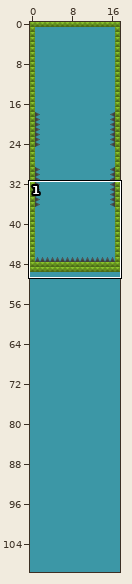
One commit to this Tiled map (JSON): gust/assets/maps/scene0.json. The picture above shows the old version from afar; the outline marks the close-up.
Close-up. Earlier state:
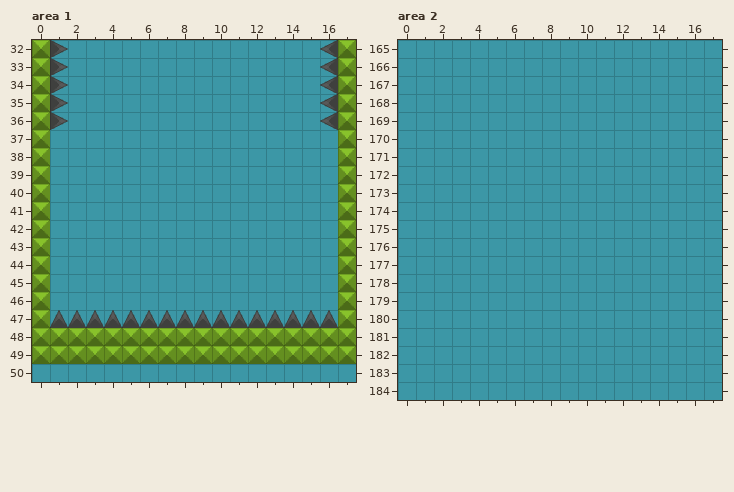
Cells are 32x32 px. Shown: area 1 x 0..17, y 32..50; area 2 x 0..17, y 165..184. The commit also changed other parts of the map, which this record leaves out.
After the commit:
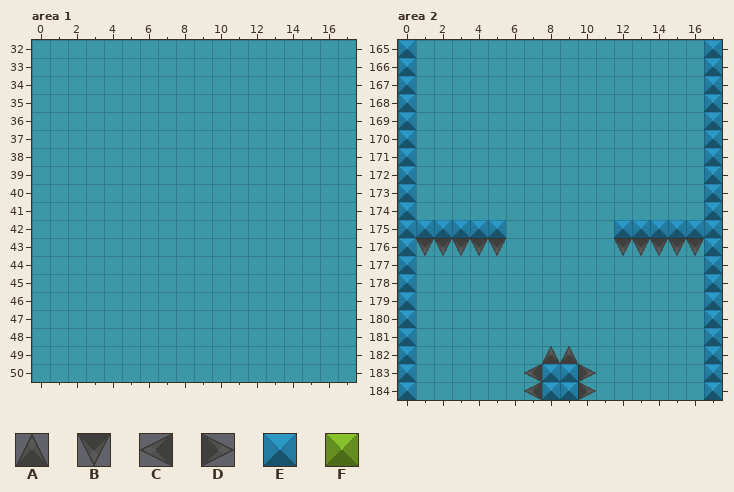
Key: from "tileset": A 0, B 1, C 2, D 3, E 4, F 5.
_ is an empty cell.
What changed:
{"where": "layer \"scene0\", area 1"}
{"y":32,"x":0,"old":"FD","new":"__"}
{"y":32,"x":16,"old":"CF","new":"__"}
{"y":33,"x":0,"old":"FD","new":"__"}
{"y":33,"x":16,"old":"CF","new":"__"}
{"y":34,"x":0,"old":"FD","new":"__"}
{"y":34,"x":16,"old":"CF","new":"__"}
{"y":35,"x":0,"old":"FD","new":"__"}
{"y":35,"x":16,"old":"CF","new":"__"}
{"y":36,"x":0,"old":"FD","new":"__"}
{"y":36,"x":16,"old":"CF","new":"__"}
{"y":37,"x":0,"old":"F","new":"_"}
{"y":37,"x":17,"old":"F","new":"_"}
{"y":38,"x":0,"old":"F","new":"_"}
{"y":38,"x":17,"old":"F","new":"_"}
{"y":39,"x":0,"old":"F","new":"_"}
{"y":39,"x":17,"old":"F","new":"_"}
{"y":40,"x":0,"old":"F","new":"_"}
{"y":40,"x":17,"old":"F","new":"_"}
{"y":41,"x":0,"old":"F","new":"_"}
{"y":41,"x":17,"old":"F","new":"_"}
{"y":42,"x":0,"old":"F","new":"_"}
{"y":42,"x":17,"old":"F","new":"_"}
{"y":43,"x":0,"old":"F","new":"_"}
{"y":43,"x":17,"old":"F","new":"_"}
{"y":44,"x":0,"old":"F","new":"_"}
{"y":44,"x":17,"old":"F","new":"_"}
{"y":45,"x":0,"old":"F","new":"_"}
{"y":45,"x":17,"old":"F","new":"_"}
{"y":46,"x":0,"old":"F","new":"_"}
{"y":46,"x":17,"old":"F","new":"_"}
{"y":47,"x":0,"old":"FAAAAAAAAAAAAAAAAF","new":"__________________"}
{"y":48,"x":0,"old":"FFFFFFFFFFFFFFFFFF","new":"__________________"}
{"y":49,"x":0,"old":"FFFFFFFFFFFFFFFFFF","new":"__________________"}
{"where": "layer \"scene0\", area 2"}
{"y":165,"x":0,"old":"_","new":"E"}
{"y":165,"x":17,"old":"_","new":"E"}
{"y":166,"x":0,"old":"_","new":"E"}
{"y":166,"x":17,"old":"_","new":"E"}
{"y":167,"x":0,"old":"_","new":"E"}
{"y":167,"x":17,"old":"_","new":"E"}
{"y":168,"x":0,"old":"_","new":"E"}
{"y":168,"x":17,"old":"_","new":"E"}
{"y":169,"x":0,"old":"_","new":"E"}
{"y":169,"x":17,"old":"_","new":"E"}
{"y":170,"x":0,"old":"_","new":"E"}
{"y":170,"x":17,"old":"_","new":"E"}
{"y":171,"x":0,"old":"_","new":"E"}
{"y":171,"x":17,"old":"_","new":"E"}
{"y":172,"x":0,"old":"_","new":"E"}
{"y":172,"x":17,"old":"_","new":"E"}
{"y":173,"x":0,"old":"_","new":"E"}
{"y":173,"x":17,"old":"_","new":"E"}
{"y":174,"x":0,"old":"_","new":"E"}
{"y":174,"x":17,"old":"_","new":"E"}
{"y":175,"x":0,"old":"______","new":"EEEEEE"}
{"y":175,"x":12,"old":"______","new":"EEEEEE"}
{"y":176,"x":0,"old":"______","new":"EBBBBB"}
{"y":176,"x":12,"old":"______","new":"BBBBBE"}
{"y":177,"x":0,"old":"_","new":"E"}
{"y":177,"x":17,"old":"_","new":"E"}
{"y":178,"x":0,"old":"_","new":"E"}
{"y":178,"x":17,"old":"_","new":"E"}
{"y":179,"x":0,"old":"_","new":"E"}
{"y":179,"x":17,"old":"_","new":"E"}
{"y":180,"x":0,"old":"_","new":"E"}
{"y":180,"x":17,"old":"_","new":"E"}
{"y":181,"x":0,"old":"_","new":"E"}
{"y":181,"x":17,"old":"_","new":"E"}
{"y":182,"x":0,"old":"_","new":"E"}
{"y":182,"x":8,"old":"__","new":"AA"}
{"y":182,"x":17,"old":"_","new":"E"}
{"y":183,"x":0,"old":"_","new":"E"}
{"y":183,"x":7,"old":"____","new":"CEED"}
{"y":183,"x":17,"old":"_","new":"E"}
{"y":184,"x":0,"old":"_","new":"E"}
{"y":184,"x":7,"old":"____","new":"CEED"}
{"y":184,"x":17,"old":"_","new":"E"}
